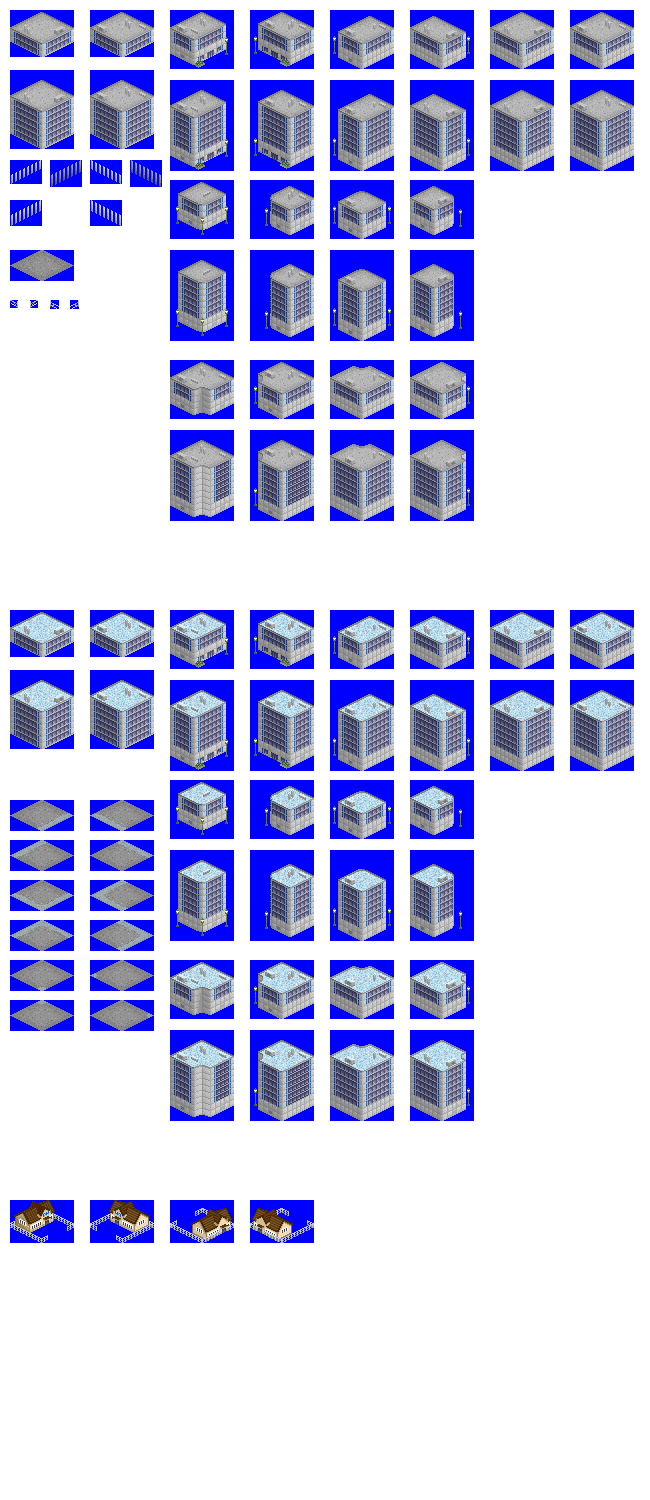
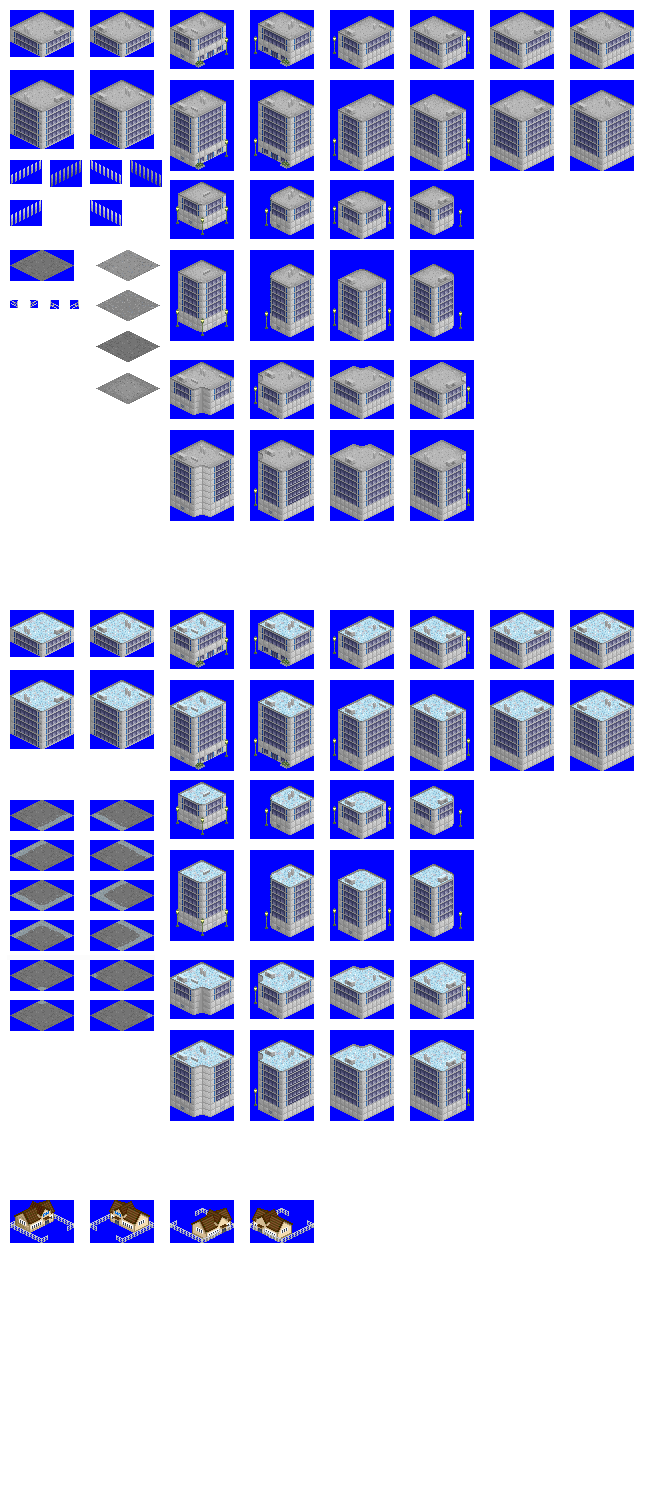
Two versions of the same layered image (650x1500). Layer-by-layer changes:
painted on "new_graphic" over [10, 250, 160, 1031]
